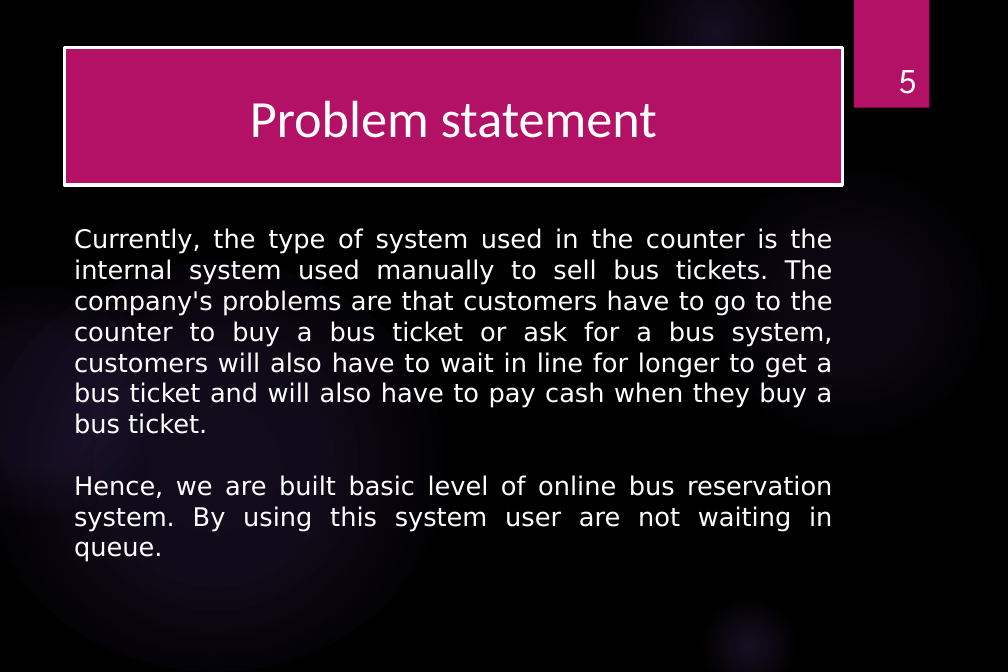
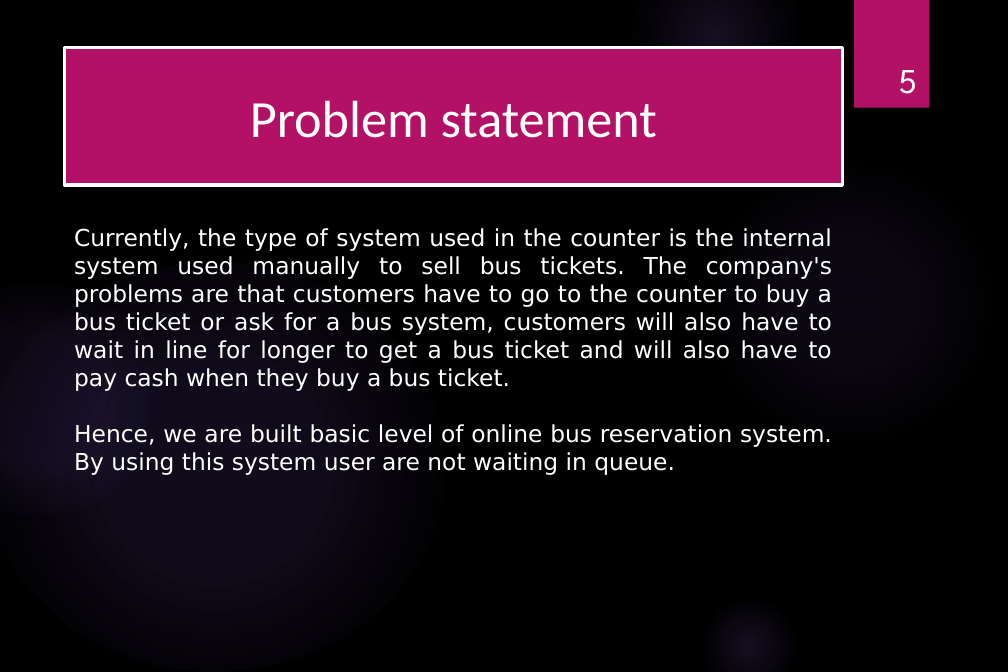
Before and after one commit to shankarkarande/Bus-Administration-System, a slide deck: slide 5 of DSA Mini Project PPT.pptx. Drawn at 1008x672 pixels with LibreOffice and Linux fonts; fonts in the diff are those of the drawing; background and template pictures are left out. Boxes give left, top, right and bottom in pixels: in the first picture for what was removed or moved away, otherwise in the second. Text is boxed around its words. In the diff, an @@ line names an element or a change of style, - is before the commit and + after.

```diff
--- a/DSA Mini Project PPT.pptx
+++ b/DSA Mini Project PPT.pptx
@@ text "Currently, the type of system ..." at <box>74,228,832,475</box>: size 22 to 20 pt @@
```
Also in this commit, not shown: 6 other slides changed, 3 slides added.
